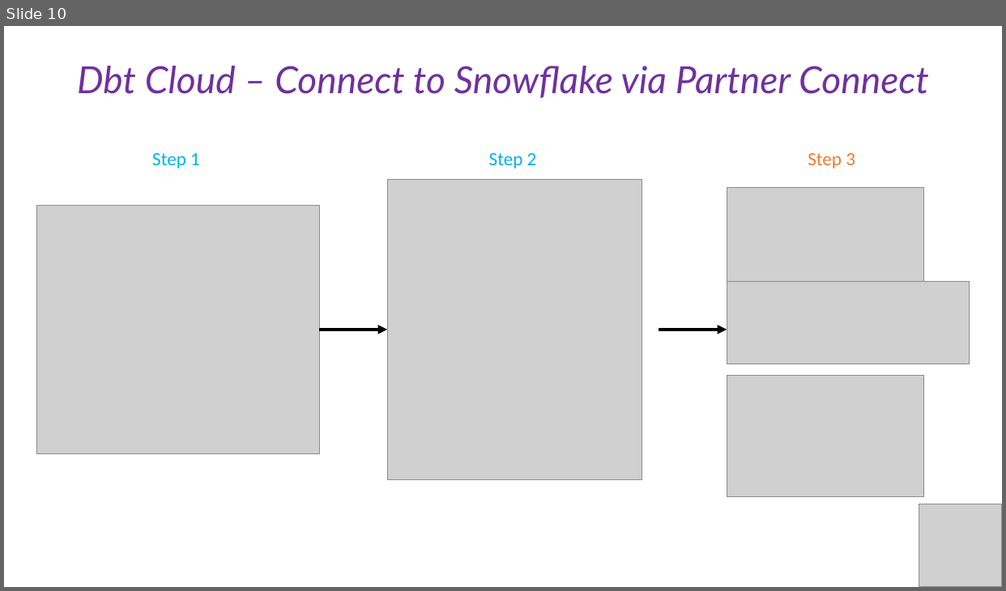
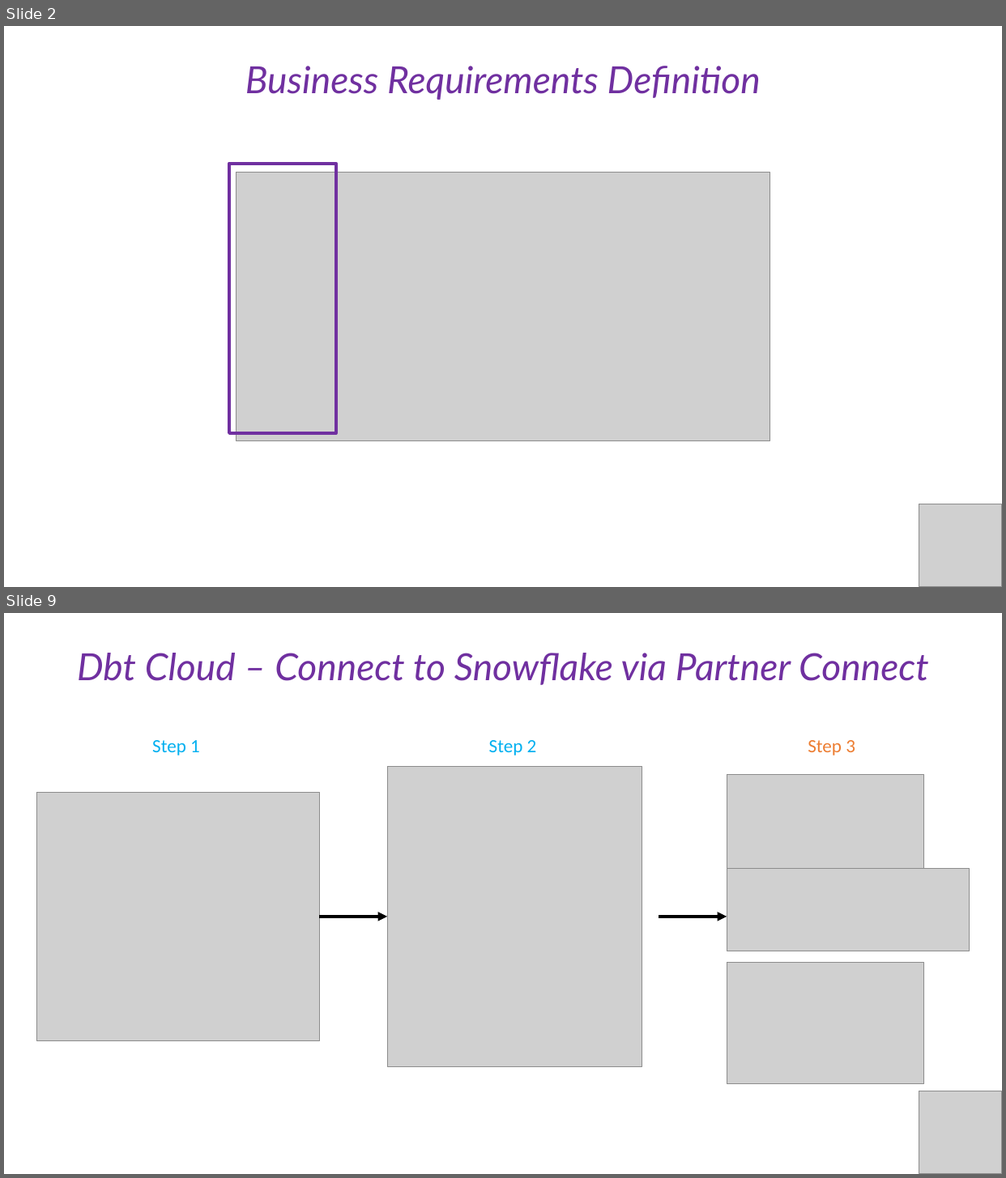
Before and after one commit to cesaramehri/Firn_CaseStudyTest, a slide deck: Presentation/Case Study - Presentation.pptx. Shown one above the other, each under a label of ours: slide 10 before the commit, slides 2 and 9 after it; the slides between them are not shown. The pictures are 1006x591 and 1006x1178 pixels, drawn with LibreOffice and Linux fonts; fonts in the diff are those of the drawing; grey boxes stand for pictures. Boxes give left, top, right and bottom in pixels: in the first picture for what was removed or moved away, otherwise in the second. Text is boxed around its words. In the diff, an @@ line names an element or a change of style, - is before the commit and + after.

```diff
--- a/Presentation/Case Study - Presentation.pptx
+++ b/Presentation/Case Study - Presentation.pptx
@@ slide 2 added at <box>4,26,1002,587</box>, background #FFFFFF @@
@@ text added at <box>245,66,761,100</box>, 36 pt, text #7030A0, italic @@
+Business Requirements Definition
@@ rectangle added at <box>229,164,336,434</box>, outline #7030A0 3 pt @@
@@ picture added at <box>236,173,770,441</box> @@
@@ picture added at <box>919,506,1002,587</box> @@
@@ what was slide 10 is now slide 9 @@
```
Also in this commit, not shown: 10 slides changed, 11 other slides added, 5 slides removed, 1 other file.
